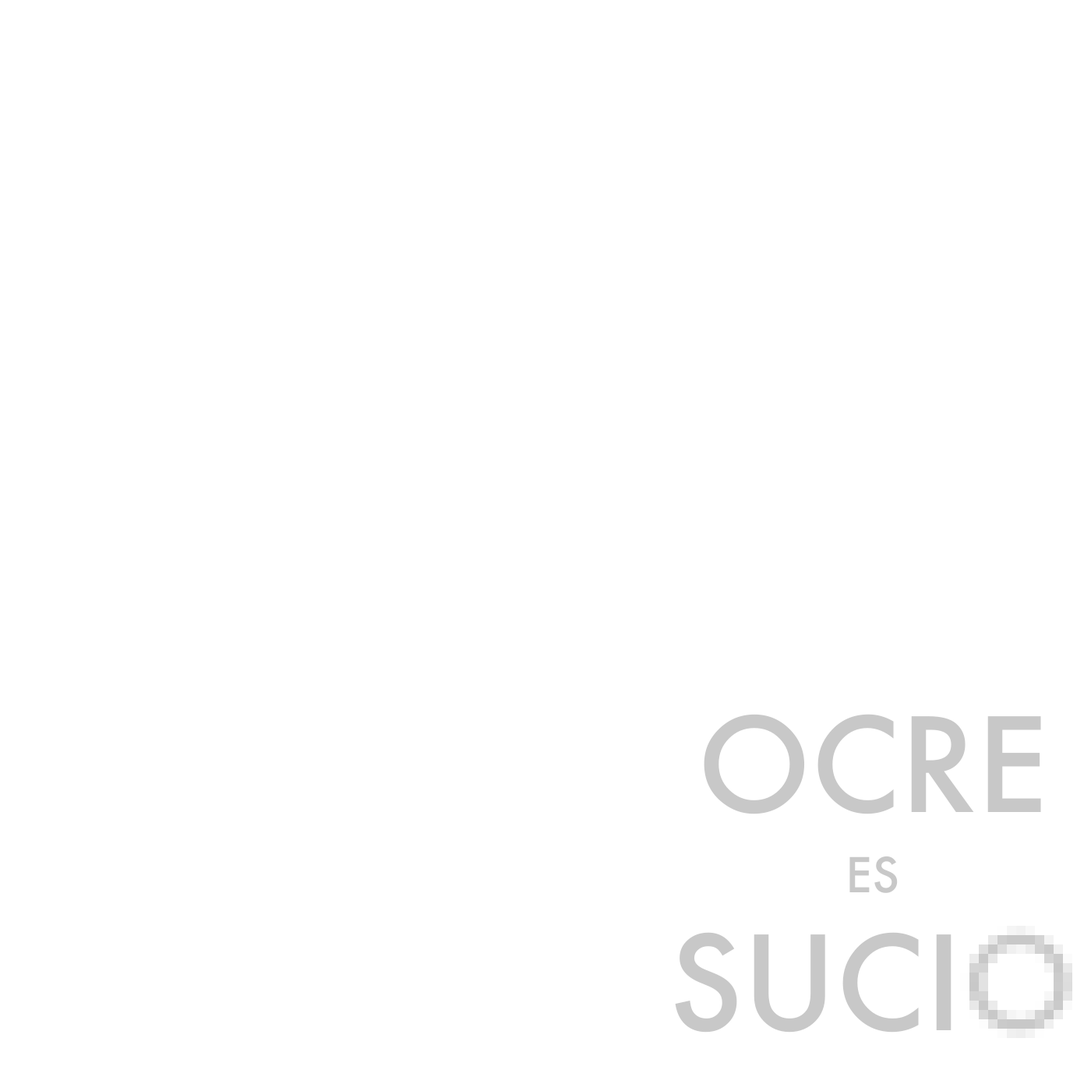
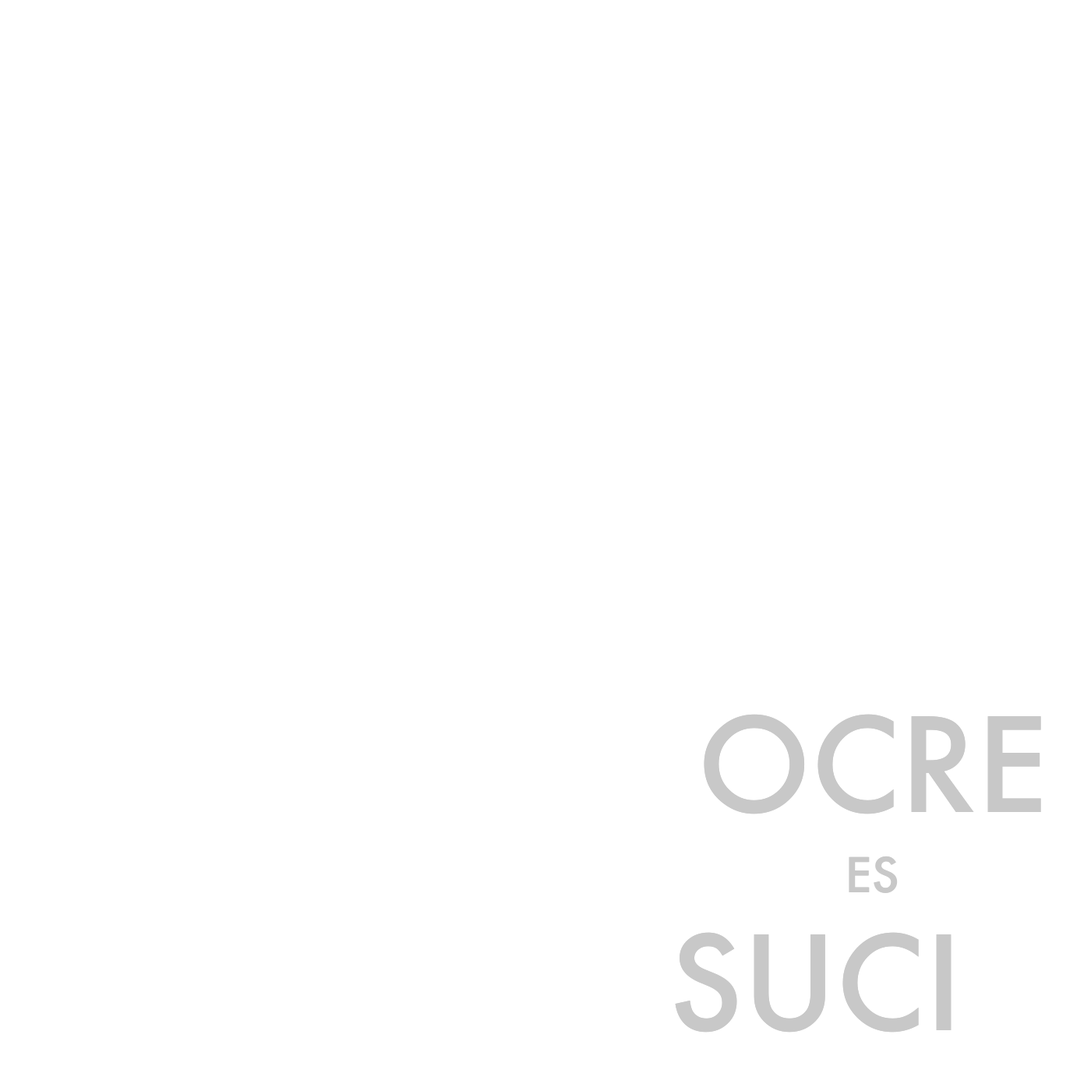
Two versions of the same layered image (w=1091, h=1091). Layer-by-layer changes:
added layer "Capa pegada #1" above "front.png" over left=969, top=932, right=1071, bottom=1034
added layer "front.png" above "Capa pegada" over left=675, top=714, right=1042, bottom=1034
painted on "Capa pegada" over left=969, top=926, right=1073, bottom=1039
